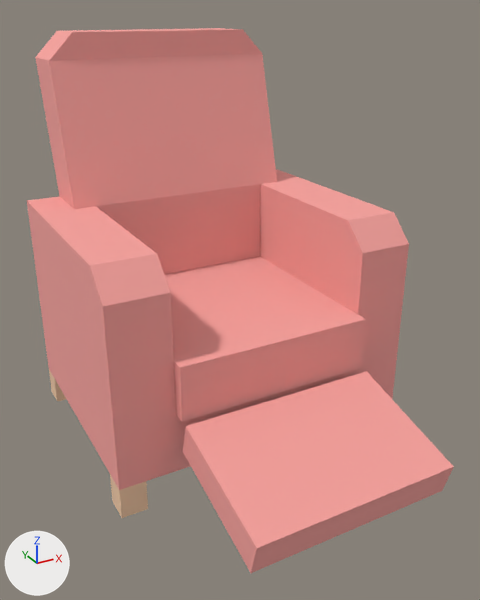
What one commit did to the glTF model assets/props/furniture/loungeChairRelax.glb.
Both versions are drawn from a 50 mm lens placed at (-0.211, -0.507, 0.664), pointed at (0.239, 0.311, 0.255). The lights are fixed; the arrows at lower left show +X, +Y and +Z. The older version comes first. Vertices at exactly the same position are counted once.

Names of what the first picture shows: 'loungeChairRelax(Clone)'.
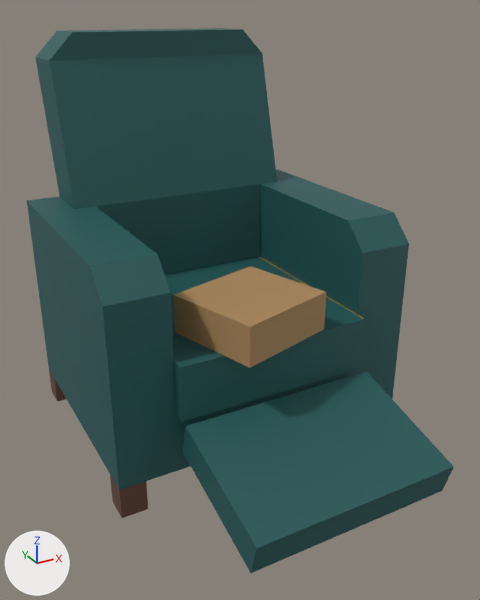
Where the change shows, as pixel boxes (x1, y1, x2, y2) in the pictures (480 x 600 px):
part 1 of me_mesh_loungechairrelax, built on: before (165, 256, 365, 367); after (165, 256, 364, 368)
part 2 of me_mesh_loungechairrelax, recoloured (pink to dark cyan): (27, 28, 454, 573) in both
part 3 of me_mesh_loungechairrelax, recoloured: (49, 370, 148, 518) in both

The change in detail:
Material 'kraft.005' (mat_kraft_005) is new.
Its base color is (0.4, 0.24, 0.1) (brown #aa8659).
Its roughness is 0.8.
Material 'brass.005' (mat_brass_005) is new.
Its base color is (0.55, 0.34, 0.07) (orange #c49e4b).
Its metallic is 0.6.
Its roughness is 0.4.
Material 'walnut.005' (mat_walnut_005) is new.
Its base color is (0.12, 0.055, 0.03) (brown #614230).
Material 'leather.005' (mat_leather_005) is new.
Its base color is (0.015, 0.1, 0.1) (dark cyan #215959).
Its roughness is 0.55.
me_mesh_loungechairrelax is used by ob_loungechairrelax_clone; location (0.0, 0.0, 0.0).
me_mesh_loungechairrelax had 94 vertices, 188 faces and spanned x 0.0..0.49, y 0.0..0.675, z 0.0..0.63.
me_mesh_loungechairrelax no longer uses material mat_metal (white #dfeaec).
me_mesh_loungechairrelax now has 137 vertices, 245 faces and spans x 0.0..0.49, y 0.0..0.675, z 0.0..0.63.
Part 1, on me_mesh_loungechairrelax:
22 faces are deleted.
43 vertices are added at x 0.034..0.49, y 0.16..0.615, z 0.05..0.37.
34 new faces join them, mat_brass_005 (orange #c49e4b).
33 new faces join them, mat_leather_005 (dark cyan #215959).
12 new faces join them, mat_kraft_005 (brown #aa8659).
me_mesh_loungechairrelax part 2: 106 faces spanning x 0.0..0.49, y 0.0..0.675, z 0.042..0.63 switch from mat_carpet (pink #f9a39e) to mat_leather_005 (dark cyan #215959).
me_mesh_loungechairrelax part 3: 40 faces spanning x 0.0..0.49, y 0.225..0.615, z 0.0..0.05 switch from mat_wood (beige #f3cca8) to mat_walnut_005 (brown #614230).
me_mesh_loungechairrelax gains material mat_brass_005 (orange #c49e4b).
me_mesh_loungechairrelax gains material mat_kraft_005 (brown #aa8659).
